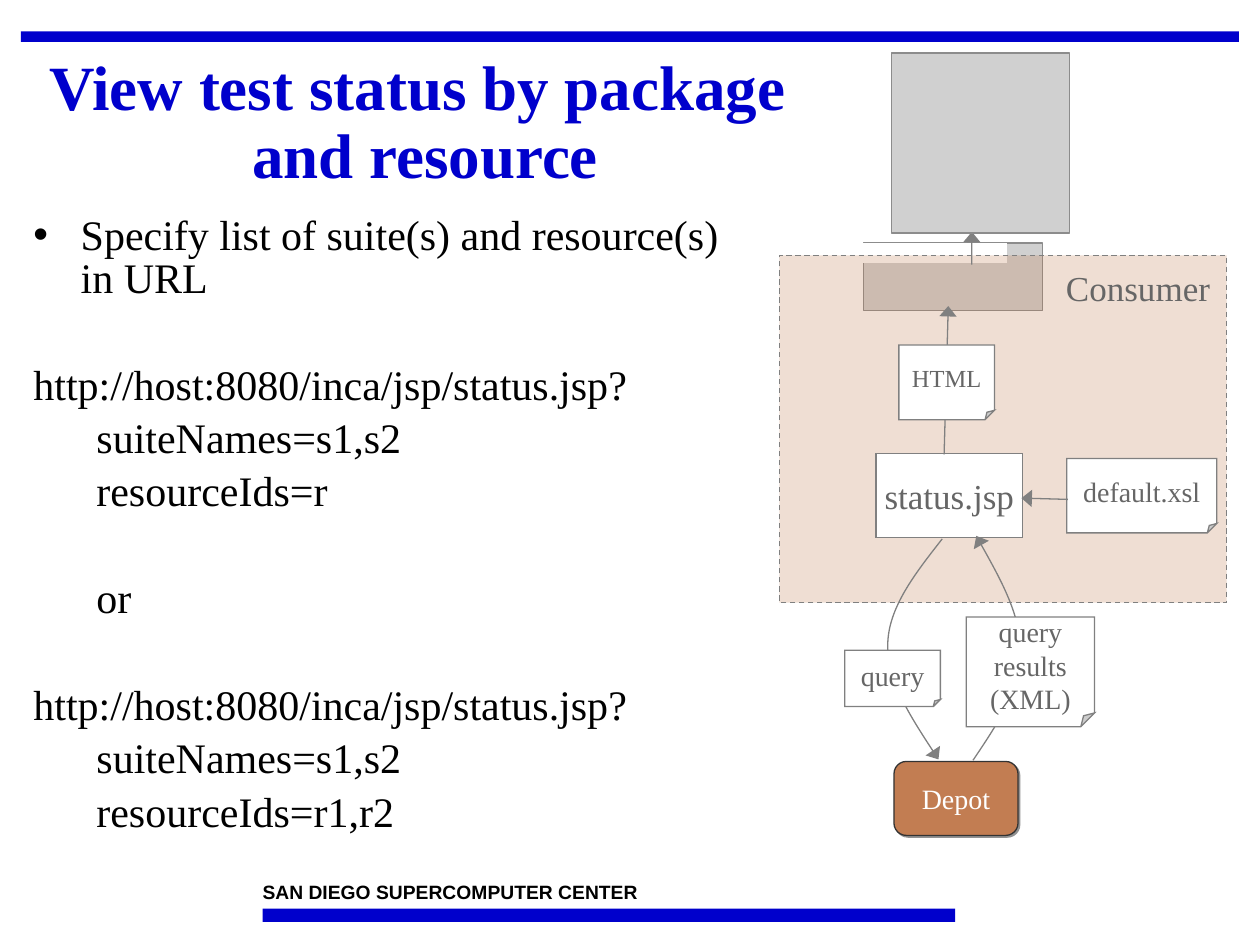
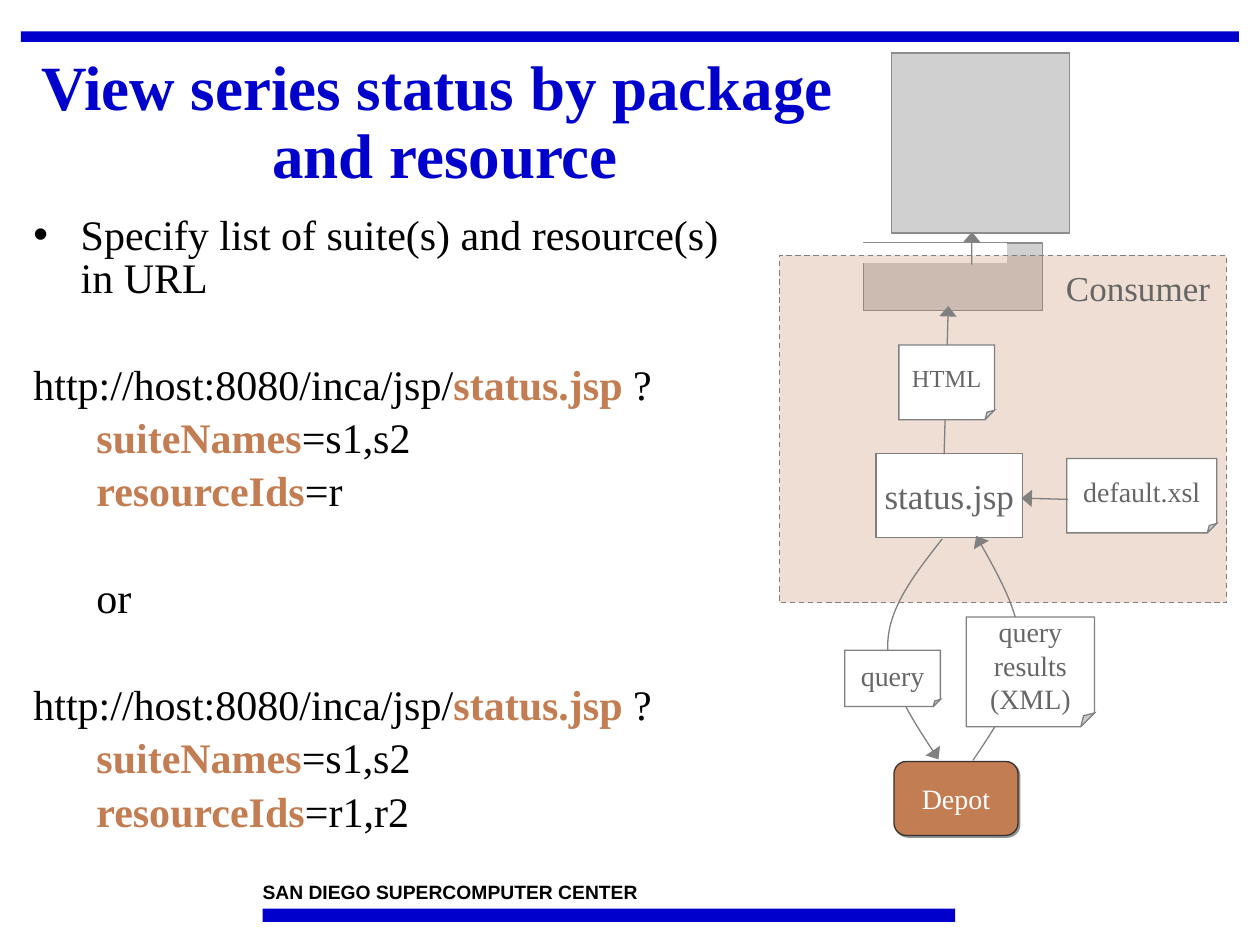
Before and after one commit to IncaProject/inca-xsede, a slide deck: slide 10 of talks/2008workshop/consumer.ppt. Drawn at 1260x945 pixels with LibreOffice and Linux fonts; fonts in the diff are those of the drawing; grey boxes stand for pictures; background and template pictures are left out. Boxes give left, top, right and bottom in pixels: in the first picture for what was removed or moved away, otherwise in the second. Text is boxed around its words. In the diff, an @@ line names an element or a change of style, - is before the commit and + after.

```diff
--- a/talks/2008workshop/consumer.ppt
+++ b/talks/2008workshop/consumer.ppt
@@ title at (41,66,832,179): text changed @@
-View test status by package
-and resource
+View series status by package
+and resource
@@ text at (33,371,622,409): spaces changed @@
-http://host:8080/inca/jsp/status.jsp?
+http://host:8080/inca/jsp/status.jsp ?
@@ text at (96,424,410,834): text colour #000000 to #C27D52, bold on in "suiteNames=s1,s2", "resourceIds=r", "suiteNames=s1,s2", "resourceIds=r1,r2" @@
@@ text at (33,691,622,729): spaces changed @@
-http://host:8080/inca/jsp/status.jsp?
+http://host:8080/inca/jsp/status.jsp ?
```
Also in this commit, not shown: 7 other slides changed, 9 slides added.
